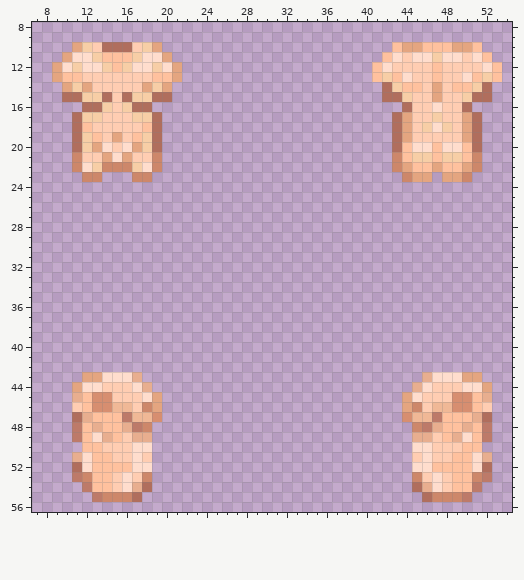
File history of a pixel-art sprite, Resources/Textures/Mobs/Species/Human/parts.rsi/torso_f.png. Above is the file before it was changed.
The file is 64x64 pixels. Shown: x 7..54, y 8..56.
And afterwards:
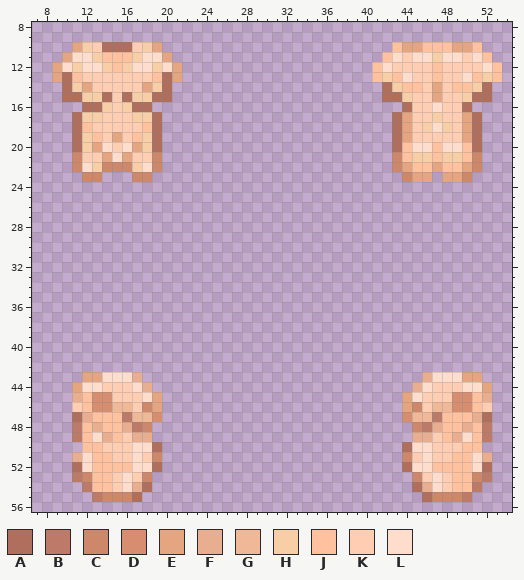
Palette (. is transparent): A #b06e5d  B #bd7a69  C #cd876a  D #d78e70  E #e4a580  F #e8ae8f  G #f0b896  H #f7cea6  J #ffc19e  K #ffcdb2  L #ffddcd
Changes in this commit:
There is now colour A in row 50 at x 19 and 44; in row 52 at x 19 and 44.
The edit turns colour E into colour A in row 14 at x 10 and 20.
The edit turns colour J into colour A in row 13 at x 10 and 20.
There is now colour C in row 51 at x 19 and 44.
